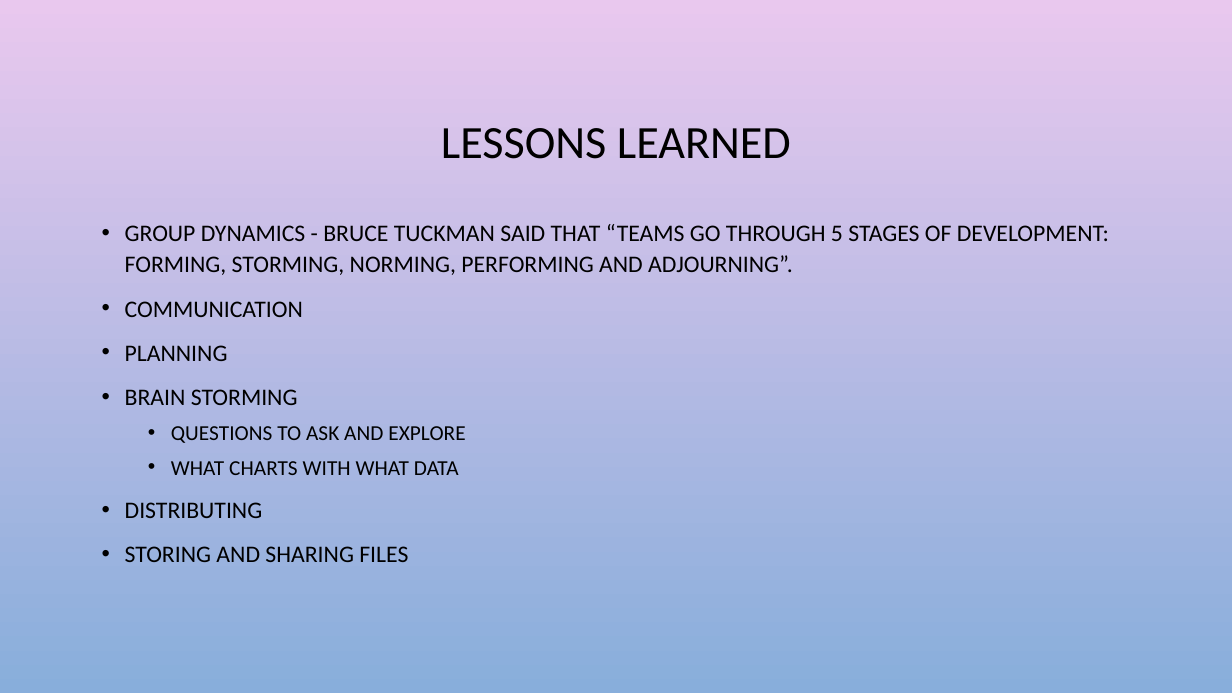
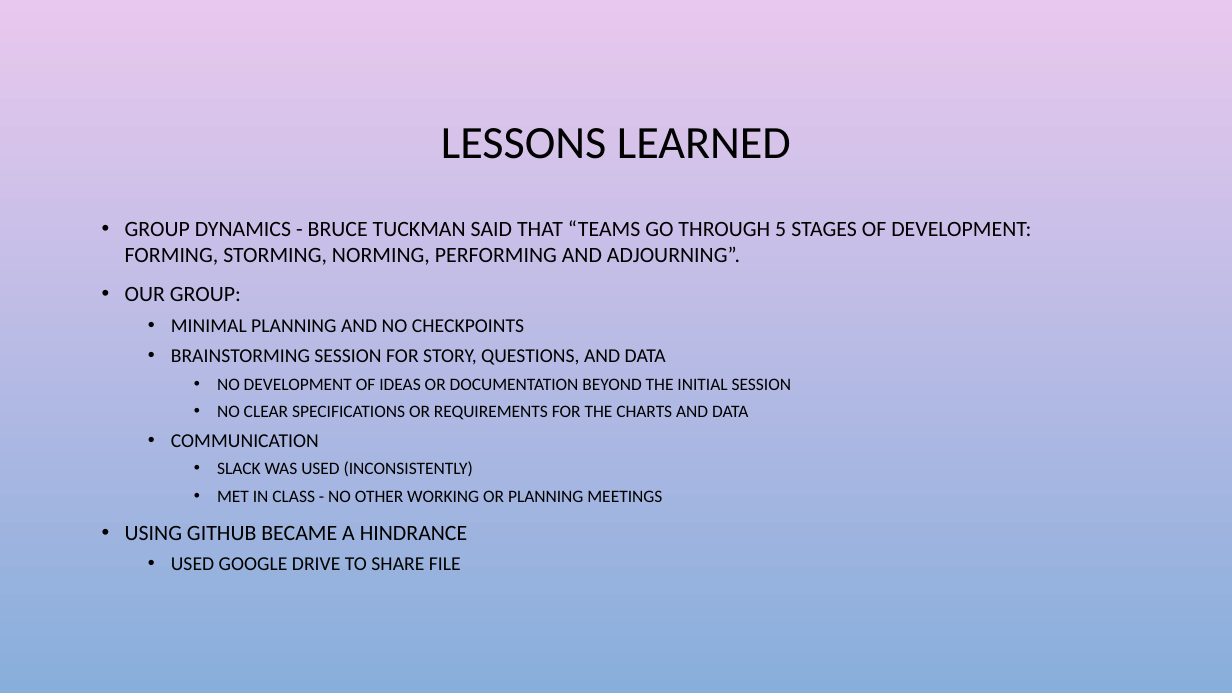
Before and after one commit to chrisg4github/Project-1-Crunch-Team, a slide deck: slide 11 of PowerPoint/Data visualization & Analytics_chrisg.pptx. Drawn at 1232x693 pixels with LibreOffice and Linux fonts; fonts in the diff are those of the drawing; background and template pictures are left out. Boxes give left, top, right and bottom in pixels: in the first picture for what was removed or moved away, otherwise in the second. Text is boxed around its words. In the diff, an @@ line names an element or a change of style, - is before the commit and + after.

```diff
--- a/PowerPoint/Data visualization & Analytics_chrisg.pptx
+++ b/PowerPoint/Data visualization & Analytics_chrisg.pptx
@@ text at bbox=[125, 220, 1031, 447]: size 18.5 to 17 pt in "GROUP DYNAMICS - BRUCE TUCKMAN SAID THAT ..."; size 18.5 to 15.3 pt in "COMMUNICATION"; line spacing 1.1 to 1; list level 1 to 2 in "COMMUNICATION" @@
@@ text at bbox=[125, 287, 792, 420]: paragraphs added @@
+• OUR GROUP:
+  • MINIMAL PLANNING AND NO CHECKPOINTS
+  • BRAINSTORMING SESSION FOR STORY, QUESTIONS, AND DATA
+    • NO DEVELOPMENT OF IDEAS OR DOCUMENTATION BEYOND THE INITIAL SESSION
+    • NO CLEAR SPECIFICATIONS OR REQUIREMENTS FOR THE CHARTS AND DATA
@@ text at bbox=[125, 461, 662, 570]: text changed; size 18.5 to 13.6 pt @@
-• PLANNING
-• BRAIN STORMING
-  • QUESTIONS TO ASK AND EXPLORE
-  • WHAT CHARTS WITH WHAT DATA
-• DISTRIBUTING
-• STORING AND SHARING FILES
+    • SLACK WAS USED (INCONSISTENTLY)
+    • MET IN CLASS - NO OTHER WORKING OR PLANNING MEETINGS
+• USING GITHUB BECAME A HINDRANCE
+  • USED GOOGLE DRIVE TO SHARE FILE
```
Also in this commit, not shown: 9 other slides changed, 1 slide added, 1 slide removed, 19 other files.
